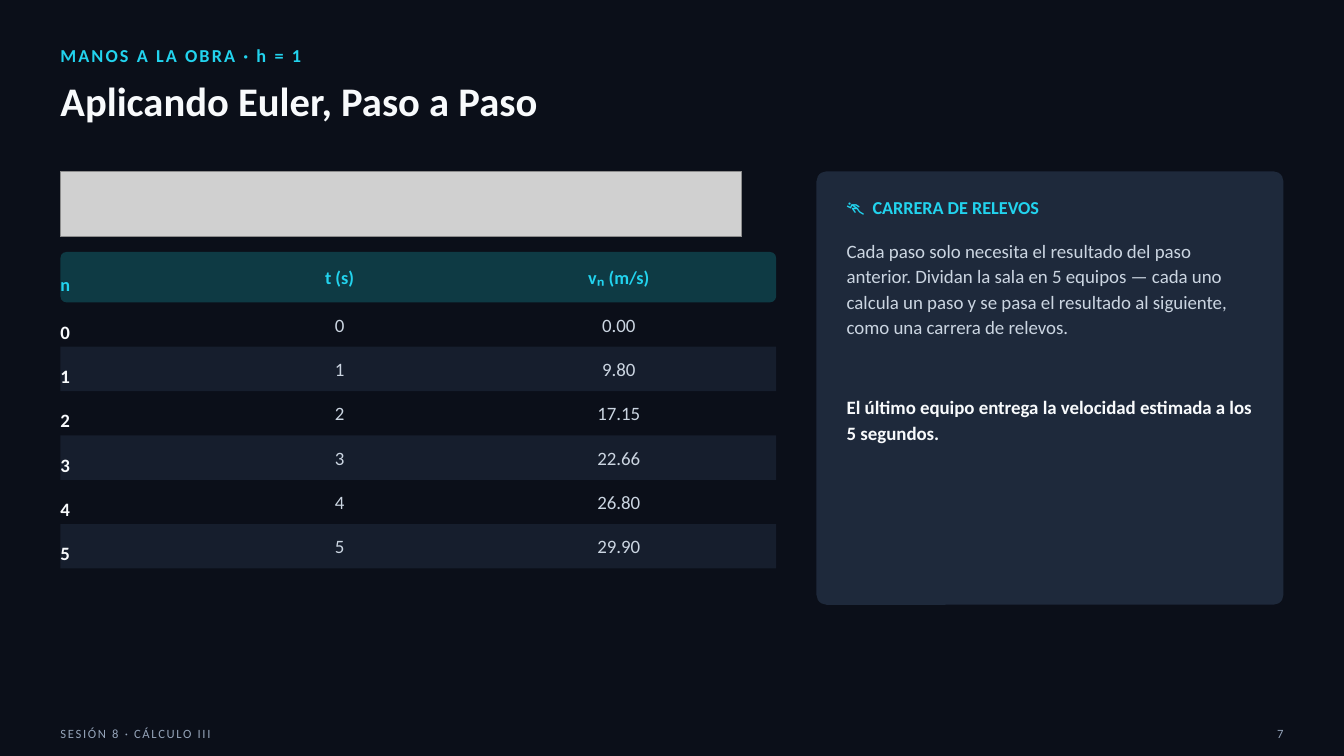
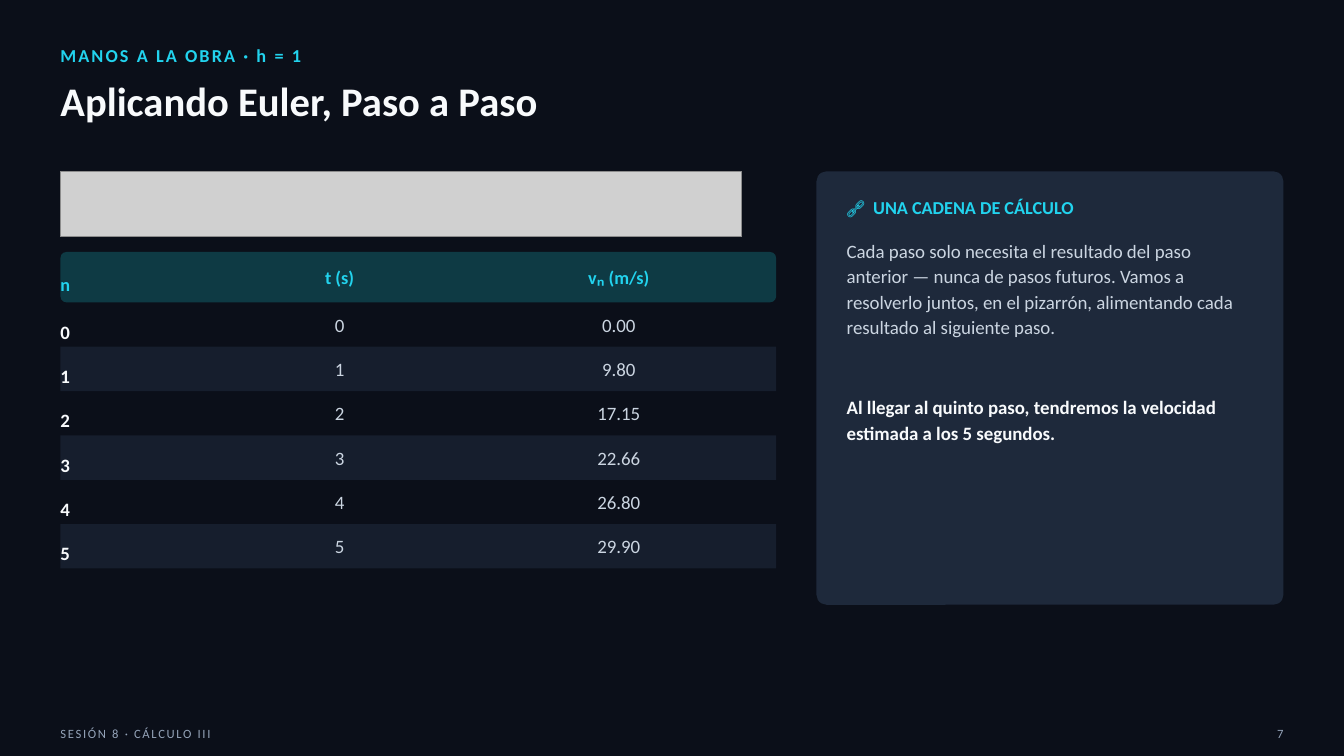
Before and after one commit to SernaEd/FirmsSimulationClass, a slide deck: slide 7 of sesion8/Sesion8_Metodo_de_Euler.pptx. Drawn at 1344x756 pixels with LibreOffice and Linux fonts; fonts in the diff are those of the drawing; grey boxes stand for pictures. Boxes give left, top, right and bottom in pixels: in the first picture for what was removed or moved away, otherwise in the second. Text is boxed around its words. In the diff, an @@ line names an element or a change of style, - is before the commit and + after.

```diff
--- a/sesion8/Sesion8_Metodo_de_Euler.pptx
+++ b/sesion8/Sesion8_Metodo_de_Euler.pptx
@@ text at [873,199,1073,214]: text changed @@
-🏃 CARRERA DE RELEVOS
+🔗 UNA CADENA DE CÁLCULO
@@ text at [847,245,1233,337]: text changed @@
-Cada paso solo necesita el resultado del paso anterior. Dividan la sala en 5 equipos — cada uno calcula un paso y se pasa el resultado al siguiente, como una carrera de relevos.
+Cada paso solo necesita el resultado del paso anterior — nunca de pasos futuros. Vamos a resolverlo juntos, en el pizarrón, alimentando cada resultado al siguiente paso.
@@ text at [847,400,1216,443]: text changed @@
-El último equipo entrega la velocidad estimada a los 5 segundos.
+Al llegar al quinto paso, tendremos la velocidad estimada a los 5 segundos.
```
Also in this commit, not shown: 2 other slides changed, 2 other files.
